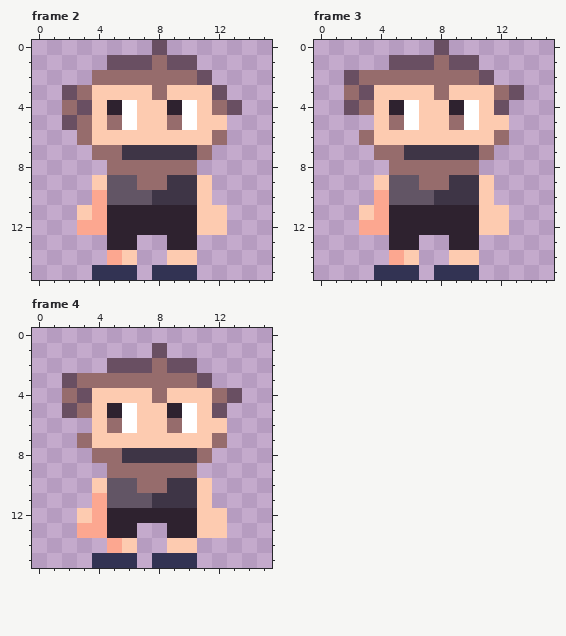
File history of a pixel-art file, Assets/Sprites/Gym Guy.aseprite. The picture above is the old version.
16x16 pixels, 4 frames. Shown: frame 2, frame 3, frame 4. The commit also changed other frames, which this record leaves out.
Once edited:
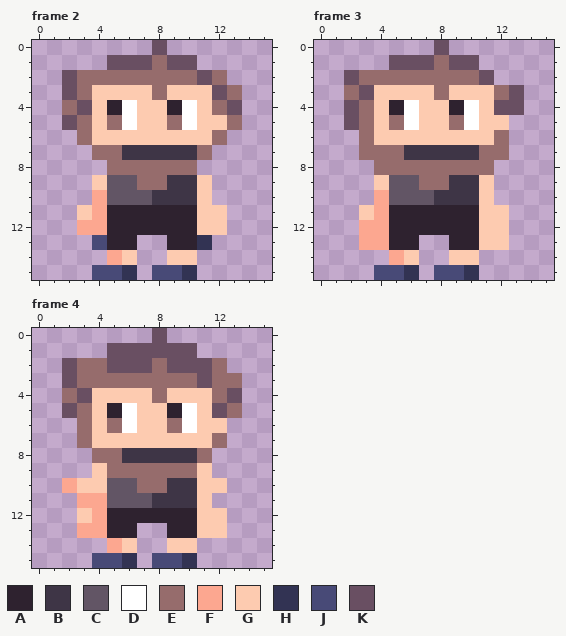
Palette (. is transparent): A #2e222f  B #3e3546  C #625565  D #ffffff  E #966c6c  F #fca790  G #fdcbb0  H #323353  J #484a77  K #694f62
Log entry: Backwards version of walking and idle animations added
The edit:
layer "Walking (Back)" added
layer "Walking" now shown
layer "Idle (Back)" added
Frame 2, layers "Idle", "Walking":
Colour E is added in row 2 at x 3 and 12; in row 3 at x 13; in row 5 at x 13.
Colour H is added in row 13 at x 11.
Colour J is added in row 13 at x 4.
Colour J replaces colour H in row 15 at x 4 to 5 and 8 to 9.
Colour K is added in row 2 at x 2.
Frame 3, layers "Idle", "Walking":
Colour E is added in row 5 at x 3; in row 7 at x 3 and 12; in row 8 at x 4 and 11.
Colour F is added in row 13 at x 3 to 4.
Colour G is added in row 13 at x 11 to 12.
Colour J replaces colour H in row 15 at x 4 to 5 and 8 to 9.
Colour K is added in row 4 at x 13; in row 5 at x 2.
Frame 4, layers "Idle", "Walking":
Colour E is added in row 2 at x 3 to 4 and 12; in row 3 at x 12 to 13; in row 5 at x 13; in row 6 at x 3.
Colour F is added in row 10 at x 2; in row 11 at x 3.
Colour G is added in row 9 at x 4 and 11; in row 10 at x 3 and 12.
Colour J replaces colour H in row 15 at x 4 to 5 and 8 to 9.
Colour K is added in row 0 at x 8; in row 1 at x 5 to 7 and 9 to 10; in row 2 at x 2 and 11.
